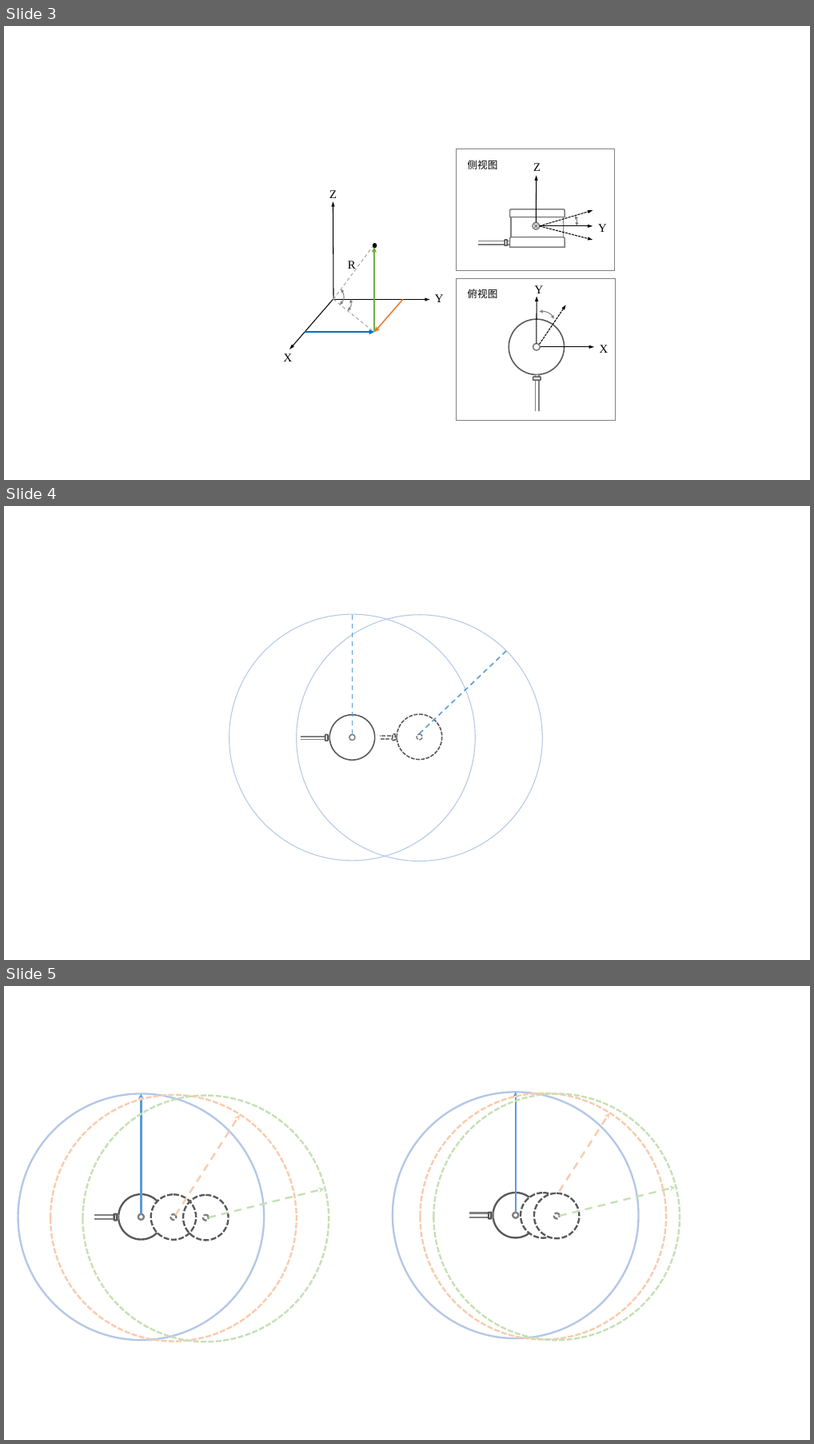
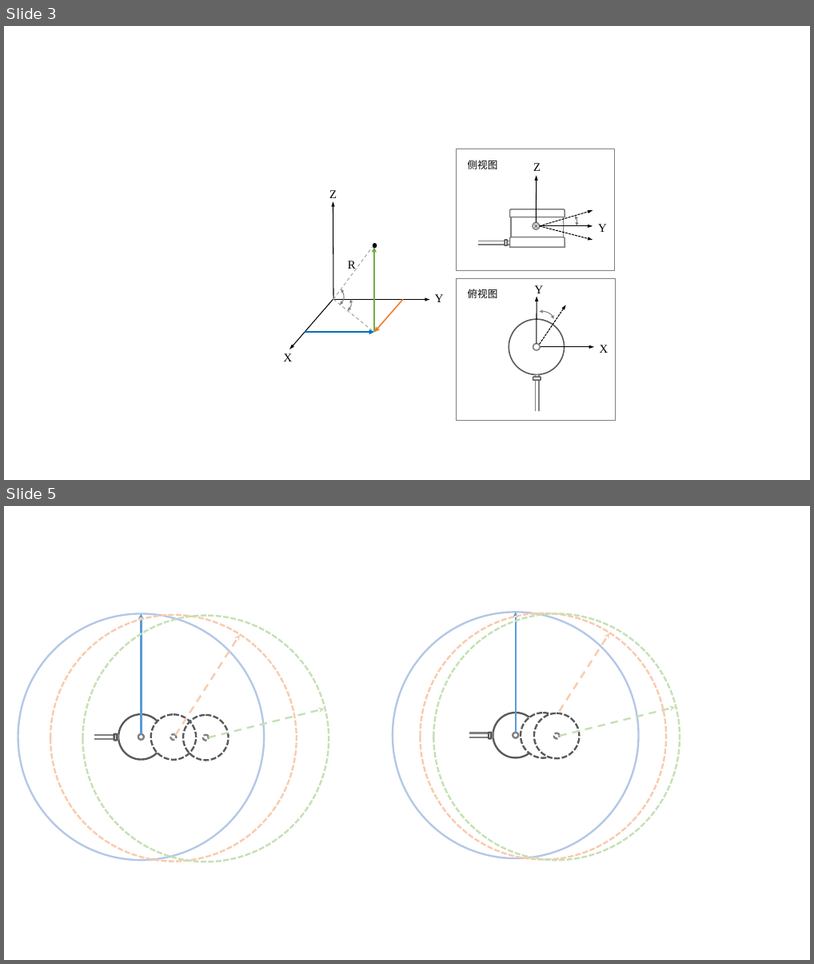
Before and after one commit to Kang-YC/my_backup, a slide deck: 示意图.pptx. Shown one above the other, each under a label of ours: slides 3, 4 and 5 before the commit, slides 3 and 5 after it; the slides between them are not shown. The pictures are 814x1444 and 814x964 pixels, drawn with LibreOffice and Linux fonts; fonts in the diff are those of the drawing; background and template pictures are left out. Boxes give left, top, right and bottom in pixels: in the first picture for what was removed or moved away, otherwise in the second. Text is boxed around its words. In the diff, an @@ line names an element or a change of style, - is before the commit and + after.

```diff
--- a/示意图.pptx
+++ b/示意图.pptx
@@ slide 4 removed at (x1=4, y1=506, x2=810, y2=960), background #FFFFFF @@
@@ ellipse removed at (x1=230, y1=614, x2=476, y2=860) @@
@@ ellipse removed at (x1=297, y1=615, x2=543, y2=861) @@
@@ line removed from (353, 735) to (353, 614) @@
@@ line removed from (420, 733) to (506, 651) @@
@@ group removed at (x1=274, y1=715, x2=375, y2=760): 2 ellipses, 2 rectangles, 1 rounded rectangle @@
@@ rectangle removed at (x1=377, y1=733, x2=380, y2=740) @@
@@ group removed at (x1=378, y1=714, x2=442, y2=760): 2 ellipses, 1 rectangle, 1 rounded rectangle @@
```
Also in this commit, not shown: 4 slides added, 1 other slide removed, 2 other files.
